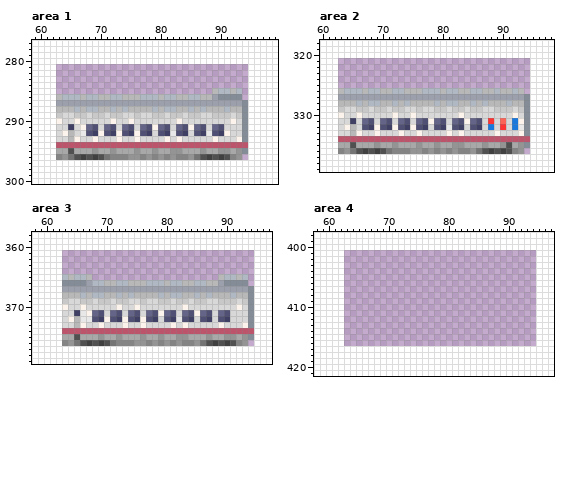
Two states of a pixel-art file, src/trains/e3_series/e3_series.aseprite. Above, as it was before the edit.
296x561 pixels, 1 frame. Colours within 5 levels of each other are drawn and written as one. Shown: area 1: x 59..99, y 277..300; area 2: x 60..98, y 318..339; area 3: x 58..97, y 358..379; area 4: x 58..97, y 398..421. The commit also changed other parts of the picture, which this record leaves out.
And afterwards:
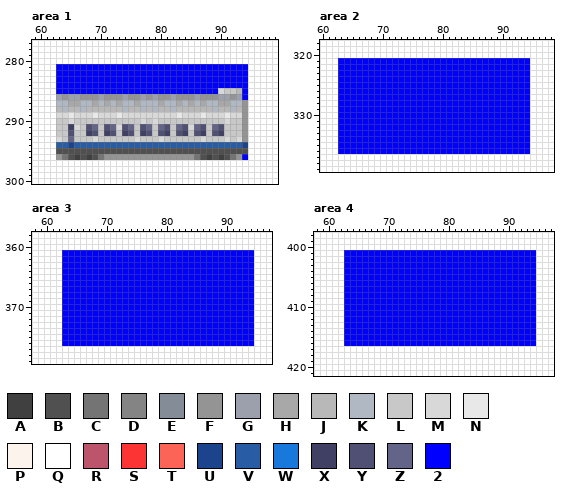
Palette (. is transparent): A #404040  B #505050  C #747474  D #848484  E #848c98  F #949494  G #9ca0ac  H #a8a8a8  J #b8b8b8  K #b0b8c4  L #c8c8c8  M #d8d8d8  N #e8e8e8  P #fcf4ec  Q #ffffff  R #bc546c  S #fc3434  T #fc6458  U #1c448c  V #285ca4  W #1878dc  X #404064  Y #505074  Z #646488  2 #0000ff
Diff:
layer "Background" now shown
layer "R/R Sprites" now hidden
layer "1000/1000 Sprites" now shown
layer "1000/1000 2cc" now shown
Changed rows in their new state; - is an unchanged pixel.
Area 1:
first column x 63:
281 22222222222222222222222222222222
282 22222222222222222222222222222222
283 22222222222222222222222222222222
284 22222222222222222222222222222222
285 222222222222222222222222222MLLJ2
286 GFGGFFFGFFFGFFGFGFFGFFFGFFFGGFG2
287 KKHHKKHKHKHKKHKKKHKKHKHKHKKHHKKF
288 -K-JKJJ--J----K---J---J-J-K-JK-F
289 M-NMM-NM-MN--M--MM-MN-MMN-MMN-MF
290 LL-LLLLLLLLLLL-L-LLLLLLLLLLL-LLF
291 LL--LYZLYZ-YZLYZL--L--M--L--LLLF
292 LLYLLXYLXYLXYLXYL--L--L--L--LLLF
293 -LZLLLMLLLLLLMLLL-LLLLLL-LLL-LMF
294 VVUVVVVVVVVVVVVVVVVVVVVVVVVVVVVU
295 BB-BBBBBBBBBBBBBBBBBBBBBBBBBBBBB
296 FCBABABCFFFF--F-F-F-FF-------C-2
Area 2:
first column x 63:
321 22222222222222222222222222222222
322 22222222222222222222222222222222
323 22222222222222222222222222222222
324 22222222222222222222222222222222
325 22222222222222222222222222222222
326 22222222222222222222222222222222
327 22222222222222222222222222222222
328 22222222222222222222222222222222
329 22222222222222222222222222222222
330 22222222222222222222222222222222
331 22222222222222222222222222222222
332 22222222222222222222222222222222
333 22222222222222222222222222222222
334 22222222222222222222222222222222
335 22222222222222222222222222222222
336 22222222222222222222222222222222
Area 3:
first column x 63:
361 22222222222222222222222222222222
362 22222222222222222222222222222222
363 22222222222222222222222222222222
364 22222222222222222222222222222222
365 22222222222222222222222222222222
366 22222222222222222222222222222222
367 22222222222222222222222222222222
368 22222222222222222222222222222222
369 22222222222222222222222222222222
370 22222222222222222222222222222222
371 22222222222222222222222222222222
372 22222222222222222222222222222222
373 22222222222222222222222222222222
374 22222222222222222222222222222222
375 22222222222222222222222222222222
376 22222222222222222222222222222222
Area 4, layer "Background":
first column x 63:
401 22222222222222222222222222222222
402 22222222222222222222222222222222
403 22222222222222222222222222222222
404 22222222222222222222222222222222
405 22222222222222222222222222222222
406 22222222222222222222222222222222
407 22222222222222222222222222222222
408 22222222222222222222222222222222
409 22222222222222222222222222222222
410 22222222222222222222222222222222
411 22222222222222222222222222222222
412 22222222222222222222222222222222
413 22222222222222222222222222222222
414 22222222222222222222222222222222
415 22222222222222222222222222222222
416 22222222222222222222222222222222
